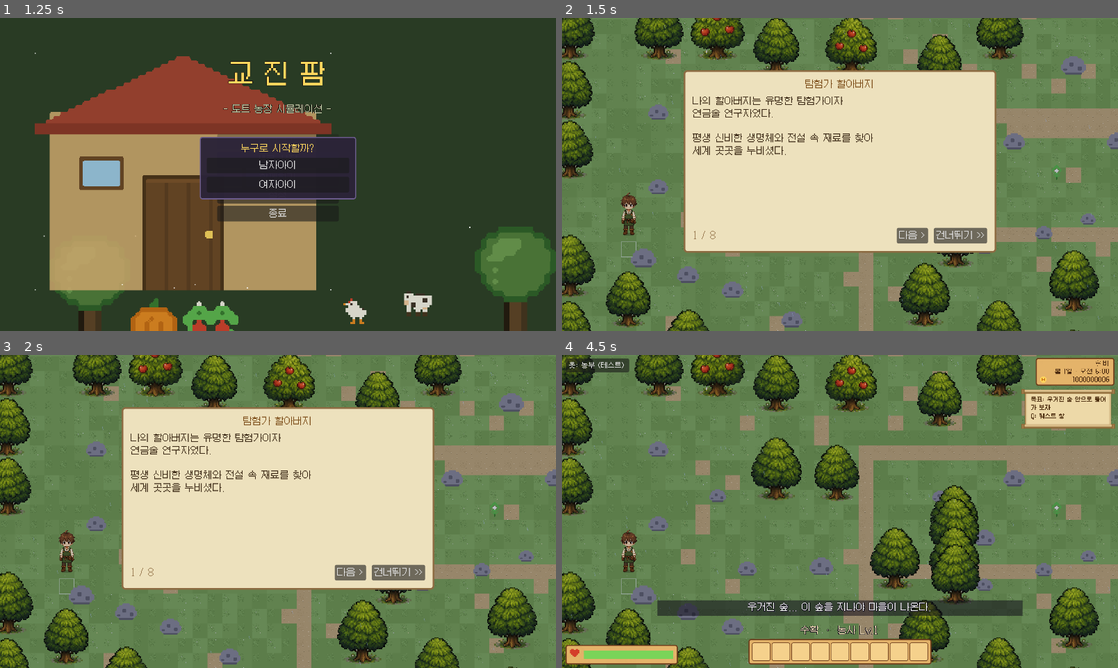
Above: before the commit, frames 1-4 (two rows, left to right).
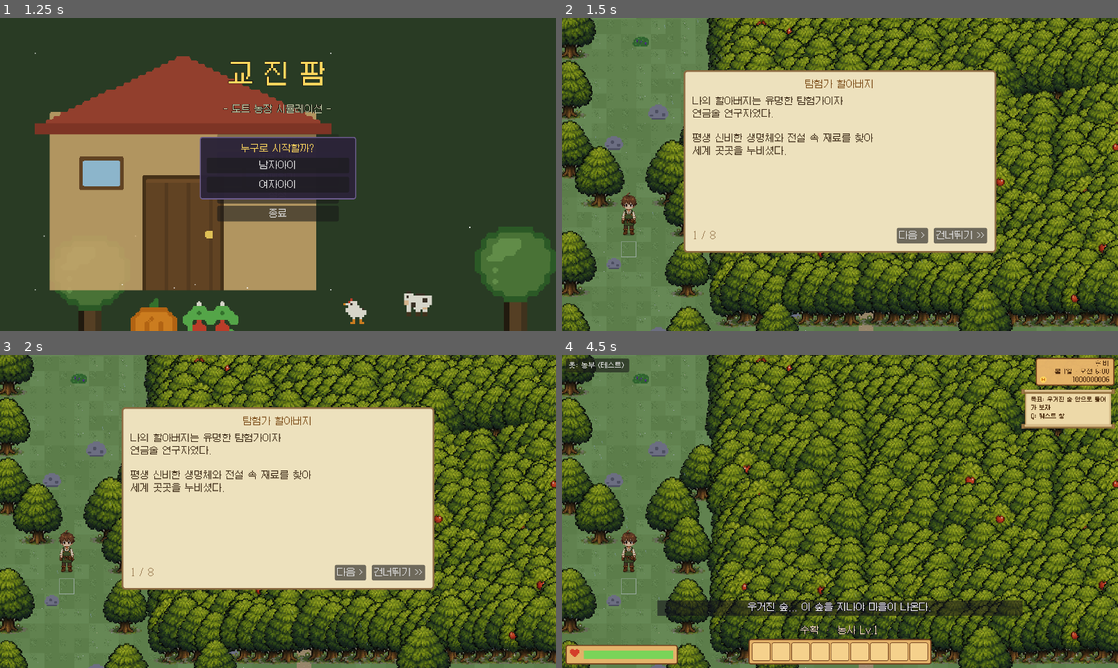
Above: after the commit, the same moments.

Repository: kyojin00/kyojingame
Game: Godot game, scene res://scenes/title.tscn
Same seed, same stepped clock (60 frames per second), same inputs: the game is played once before the commit and once after it.
Inputs:
- Up to frame 1 (1.25 s): click "새로 시작" at 0.5 s
- Up to frame 2 (1.5 s): click "새로 시작" at 1.25 s
- Up to frame 3 (2 s): no input
- Up to frame 4 (4.5 s): click "다음 >" at 2 s; click "< 이전" at 2.75 s; click "건너뛰기 >>" at 3.5 s; click "시작하기" at 4.25 s

Frame 1 is identical in both runs. In frame 2, 47% of the frame differs, in the area x 0-100%, y 0-100%; in frame 3, 47%; in frame 4, 70%.

Commit message:
숲 미로 설계 + 나무 겹침 규칙 재정립
겹침은 나무가 "옆으로 나란히" 있을 때만 지저분해진다. 앞뒤로 겹치는 것은
앞 나무가 뒤를 가려 주므로 오히려 깊은 숲처럼 보인다. 이 둘을 분리했다.

- 흩어진 나무는 가로 5칸 간격을 지켜 겹침이 전혀 없고,
  숲은 촘촘히 세워 하나의 덩어리(우거진 숲)로 보이게 한다
- 도입부 숲을 랜덤 배치가 아니라 퀘스트에 맞춰 직접 설계:
  · 시작 빈터(x 3~10, 나무 없음) — 우체부와 만나고 나중에 밭을 일구는 자리
  · 길을 막는 나무 벽(x=11, 세로 전체) — 퀘스트 1의 「더 이상 갈 수 없다」 지점
  · 벽 너머는 통로만 남기고 전부 나무로 채운 미로
  · 통로 위 세 곳(13,16)·(14,13)·(17,15)에 나무를 세워 베어야만 열리게
  · 갈림길 → 동쪽 숲길 → 커다란 바위 → 마을 큰길 연결로(x=33)
  · 연결성 검사로 우회로가 없고 벌목 3그루 + 바위 1개가 필요함을 확인
- 빽빽한 숲에서 주인공을 가리는 앞쪽 나무만 반투명 처리
- 농장 지역은 겹치지 않는 선에서 공원 같은 밀도로 조정

Co-Authored-By: Claude Fable 5 <noreply@anthropic.com>
Claude-Session: https://claude.ai/code/session_01G16d56kTH5eNwk3gstTUwt

Diff:
--- a/game/scripts/main.gd
+++ b/game/scripts/main.gd
@@ -499,10 +499,10 @@
 				elif h < 0.40:
 					if _nature_clear(pos, "rock"):
 						objects[pos] = {"kind": "rock", "hp": ROCK_HP}
-			elif h < 0.10:
+			elif h < 0.06:
 				if _nature_clear(pos, "tree"):
 					objects[pos] = {"kind": "tree", "hp": TREE_HP}
-			elif h < 0.16:
+			elif h < 0.12:
 				if _nature_clear(pos, "rock"):
 					objects[pos] = {"kind": "rock", "hp": ROCK_HP}
 
@@ -581,12 +581,45 @@
 			var k: String = objects[p].kind
 			if not NATURE_CLEAR.has(k):
 				continue
-			# 간격을 직접 지정한 구간(숲 등)은 그 값을 그대로 쓴다
+			if override_dist < 0 and (kind == "tree" or k == "tree"):
+				# 나무는 "옆으로 나란히" 놓일 때만 지저분하게 겹친다.
+				# 앞뒤로 겹치는 건 앞 나무가 뒤를 가려 주므로 깊은 숲처럼 보인다.
+				if absi(dx) <= TREE_DX and absi(dy) <= TREE_DY:
+					return false
+				continue
 			var need: int = need_self if override_dist >= 0 \
 				else maxi(need_self, int(NATURE_CLEAR[k]))
 			if maxi(absi(dx), absi(dy)) <= need:
 				return false
 	return true
+
+
+# 빽빽한 숲에서는 앞쪽(아래) 나무가 주인공을 가린다.
+# 가리는 나무만 잠깐 비치게 해서 자기 위치를 항상 볼 수 있게 한다.
+var _faded_trees: Array = []
+
+
+func _update_tree_fade() -> void:
+	for spr in _faded_trees:
+		if is_instance_valid(spr):
+			spr.modulate.a = 1.0
+	_faded_trees.clear()
+	if player == null or interior.visible or cave.visible:
+		return
+	var t := player_tile()
+	for dy in range(0, 4):
+		for dx in range(-2, 3):
+			var p := t + Vector2i(dx, dy)
+			if not obj_nodes.has(p) or not objects.has(p):
+				continue
+			if objects[p].kind != "tree":
+				continue
+			var node: Node2D = obj_nodes[p]
+			if node.position.y <= player.position.y:
+				continue  # 뒤쪽 나무는 주인공을 가리지 않는다
+			var spr: Sprite2D = node.get_child(0)
+			spr.modulate.a = 0.45
+			_faded_trees.append(spr)
 
 
 func _spawn_npc(npc_id: String, tile: Vector2i) -> void:
@@ -649,9 +682,13 @@
 	"barn": 1.8, "forage_berry": 1.5, "forage_herb": 1.5,
 	"deco_fountain": 1.4, "deco_lamp": 1.15, "deco_bench": 1.15,
 }
-# 자연물이 서로 겹쳐 보이지 않도록 실제 그려지는 크기에서 뽑은 최소 간격(타일).
-# 나무는 약 3.9~4.5타일 폭으로 그려진다 → 일반 지역은 5타일 간격,
-# 숲 구간은 4타일 간격(살짝 맞닿는 정도)으로 촘촘하게 세운다.
+# 자연물 배치 간격(타일). 실제 그려지는 폭에서 뽑았다.
+#
+# 나무는 "옆으로 나란히" 있을 때만 그림이 지저분하게 겹친다.
+# 앞뒤(위아래)로 겹치는 것은 y정렬로 앞 나무가 뒤 나무를 가려 주므로
+# 오히려 깊은 숲처럼 보인다. 그래서 가로 간격만 넓게 잡고 세로는 촘촘히 둔다.
+const TREE_DX := 4   # 가로로 4칸 이내이면서
+const TREE_DY := 1   # 세로로 1칸 이내면 나란히 겹쳐 보인다 -> 금지
 const NATURE_CLEAR := {
 	"tree": 4, "bigrock": 3, "rock": 2, "forage_berry": 2, "forage_herb": 2,
 }
@@ -709,8 +746,8 @@
 	# 큰 캐릭터에 맞춰 자연물은 타일보다 크게 그린다 (충돌 칸은 1칸 유지)
 	var sc: float = OBJECT_SCALES.get(kind, 1.0) / OBJECT_TEX_DENSITY
 	if kind == "tree":
-		# 크기는 조금씩만 다르게 — 편차가 크면 배치 간격을 지켜도 그림이 겹친다
-		sc *= 0.86 + _hash01(pos.x * 7 + 3, pos.y * 13 + 1) * 0.14
+		# 크기 편차는 5칸 간격 안에서 겹치지 않는 범위까지만 (숲에서는 덩어리감을 준다)
+		sc *= 0.82 + _hash01(pos.x * 7 + 3, pos.y * 13 + 1) * 0.26
 	elif kind == "rock":
 		# 큰 돌과 작은 돌이 섞이도록
 		sc *= 0.65 + _hash01(pos.x * 5 + 1, pos.y * 9 + 4) * 0.6
@@ -1474,6 +1511,18 @@
 const STORY_FORK := Vector2i(20, 16)       # 숲길이 갈라지는 갈림길 (지도 퀘스트)
 const STORY_ROCK := Vector2i(26, 16)       # 마을 가는 길을 막는 커다란 바위 (퀘스트 5)
 const STORY_FOREST_W := 38                 # 스토리 숲의 가로 폭 (줌아웃 화면을 채운다)
+const STORY_WALL_X := 11                   # 퀘스트 1에서 길을 막는 나무 벽
+const STORY_LINK_X := 33                   # 숲길 -> 마을 큰길로 이어지는 지점
+# 숲 미로: 지나갈 수 있는 통로 (여기 말고는 전부 빽빽한 나무)
+const STORY_MAZE_PATH := [
+	Vector2i(12, 16), Vector2i(13, 16), Vector2i(14, 16),
+	Vector2i(14, 15), Vector2i(14, 14), Vector2i(14, 13), Vector2i(14, 12),
+	Vector2i(15, 12), Vector2i(16, 12), Vector2i(17, 12),
+	Vector2i(17, 13), Vector2i(17, 14), Vector2i(17, 15), Vector2i(17, 16),
+	Vector2i(18, 16), Vector2i(19, 16),
+]
+# 통로 위의 길목 — 베어야만 열린다 (「나무를 베며 숲길을 나아가자」)
+const STORY_MAZE_GATES := [Vector2i(13, 16), Vector2i(14, 13), Vector2i(17, 15)]
 const BIGROCK_HP := 4                      # 커다란 바위는 여러 번 캐야 부서진다
 const BIGROCK_STONE := 4                   # 커다란 바위에서 나오는 돌
 var story_cutscene := false                # 컷신 중 조작 잠금
@@ -1520,54 +1569,53 @@
 	for yy in [STORY_LANE_Y - 1, STORY_LANE_Y, STORY_LANE_Y + 1]:
 		objects.erase(Vector2i(0, yy))
 		objects.erase(Vector2i(1, yy))
-	# 주인공(왼쪽) 앞을 가로막는 울창한 숲: 나무 사이 간격은 불규칙하게,
-	# 곳곳에 큰 돌을 드문드문 섞어 자연스러운 숲 지형을 만든다.
+	# ① 갈림길 이후의 숲길을 먼저 낸다
+	#    (갈림길 세로줄 + 동쪽 길 + 마을 큰길로 올라가는 연결로)
+	for y in range(8, 23):
+		grid[y][STORY_FORK.x].ground = "path"
+	for x in range(STORY_FORK.x, STORY_LINK_X + 1):
+		grid[STORY_LANE_Y][x].ground = "path"
+	for y in range(9, STORY_LANE_Y + 1):
+		grid[y][STORY_LINK_X].ground = "path"
+
+	# ② 숲 미로: 통로로 지정한 칸만 비우고 나머지는 나무로 꽉 채운다.
+	#    길목(GATES)에는 나무를 세워 두어, 베어야만 앞으로 나아갈 수 있다.
+	var corridor := {}
+	for c: Vector2i in STORY_MAZE_PATH:
+		corridor[c] = true
+	var gates := {}
+	for g: Vector2i in STORY_MAZE_GATES:
+		gates[g] = true
 	for y in range(1, 23):
-		for x in range(4, STORY_FOREST_W):
+		for x in range(STORY_WALL_X, STORY_FOREST_W):
 			var pos := Vector2i(x, y)
 			if grid[y][x].ground != "grass" or objects.has(pos):
 				continue
-			if y == STORY_LANE_Y and x <= 7:
-				continue  # 숲 입구 + 우체부 길
-			# 갈림길: 갈림길 지점에서 길이 북/남/동 세 방향으로 갈라진다
-			if x == STORY_FORK.x and y >= 8:
-				grid[y][x].ground = "path"
+			if corridor.has(pos) and not gates.has(pos):
+				continue  # 지나갈 수 있는 통로
+			var tr := {"kind": "tree", "hp": TREE_HP}
+			if _hash01(x * 17 + 2, y * 23 + 5) < 0.10:
+				tr["apple"] = true  # 일부 나무에만 사과 3개가 열린다
+			objects[pos] = tr
+
+	# ③ 시작 빈터: 주인공이 움직이고 우체부와 만나는 자리 (나무 없이 돌·덤불만)
+	for y in range(1, 23):
+		for x in range(3, STORY_WALL_X):
+			var p2 := Vector2i(x, y)
+			if grid[y][x].ground != "grass" or objects.has(p2):
 				continue
-			if y == STORY_LANE_Y and x >= STORY_FORK.x:
-				grid[y][x].ground = "path"  # 동쪽 길
-				continue
-			if y == 8 and x >= STORY_FORK.x:
-				grid[y][x].ground = "path"  # 북쪽 길 -> 큰길과 연결
-				continue
+			if y == STORY_LANE_Y:
+				continue  # 우체부가 걸어오는 길
 			var h := _hash01(x, y)
-			if h < 0.045:
-				grid[y][x].ground = "path"  # 드문드문 흙바닥 자국
-				continue
-			if h < 0.35:
-				continue  # 나무 사이 이동 공간 (불규칙한 빈 풀밭)
-			if h < 0.45:
-				# 풀/낮은 풀숲/작은 식물 (열매 덤불·약초) — 드문드문
-				if _nature_clear(pos, "forage_berry"):
-					objects[pos] = {"kind": "forage_herb" if h < 0.40 else "forage_berry",
-						"hp": 0}
-			elif h > 0.94:
-				if _nature_clear(pos, "rock"):
-					objects[pos] = {"kind": "rock", "hp": ROCK_HP}  # 큰 돌/작은 돌
-			else:
-				# 숲 구간은 나무를 촘촘히 세우되(4칸 간격) 그림은 겹치지 않는다
-				if not _nature_clear(pos, "tree", 3):
-					continue
-				var tr := {"kind": "tree", "hp": TREE_HP}
-				if _hash01(x * 17 + 2, y * 23 + 5) < 0.15:
-					tr["apple"] = true  # 일부 나무만 사과 3개가 열린다
-				objects[pos] = tr
-	# 퀘스트 5: 동쪽 길 한가운데를 커다란 바위가 완전히 가로막는다
-	# (위아래는 나무가 빽빽해 돌아갈 수 없다 — 바위를 캐야만 지나갈 수 있다)
+			if h > 0.93 and _nature_clear(p2, "rock"):
+				objects[p2] = {"kind": "rock", "hp": ROCK_HP}
+			elif h > 0.84 and _nature_clear(p2, "forage_berry"):
+				objects[p2] = {"kind": "forage_herb" if h < 0.885 else "forage_berry",
+					"hp": 0}
+
+	# ④ 퀘스트 5: 동쪽 숲길 한가운데를 커다란 바위가 완전히 가로막는다
+	#    (위아래는 빽빽한 숲이라 돌아갈 수 없다 — 바위를 캐야만 지나갈 수 있다)
 	objects[STORY_ROCK] = {"kind": "bigrock", "hp": BIGROCK_HP}
-	for dy in [-2, -1, 1, 2]:
-		var wall := Vector2i(STORY_ROCK.x, STORY_ROCK.y + dy)
-		if not objects.has(wall):
-			objects[wall] = {"kind": "tree", "hp": TREE_HP}
 
 
 func _story_update(delta: float) -> void:
@@ -3147,6 +3195,7 @@
 		GameData.energy = minf(GameData.ENERGY_MAX, GameData.energy + delta * 2.0)
 	_update_particles(delta)
 	_update_night_mobs(delta)
+	_update_tree_fade()
 	_update_u_intro()
 	_net_process(delta)
 	_update_night()
Not shown, changed: ROADMAP.md
Not shown, changed: game/docs/quests.md
